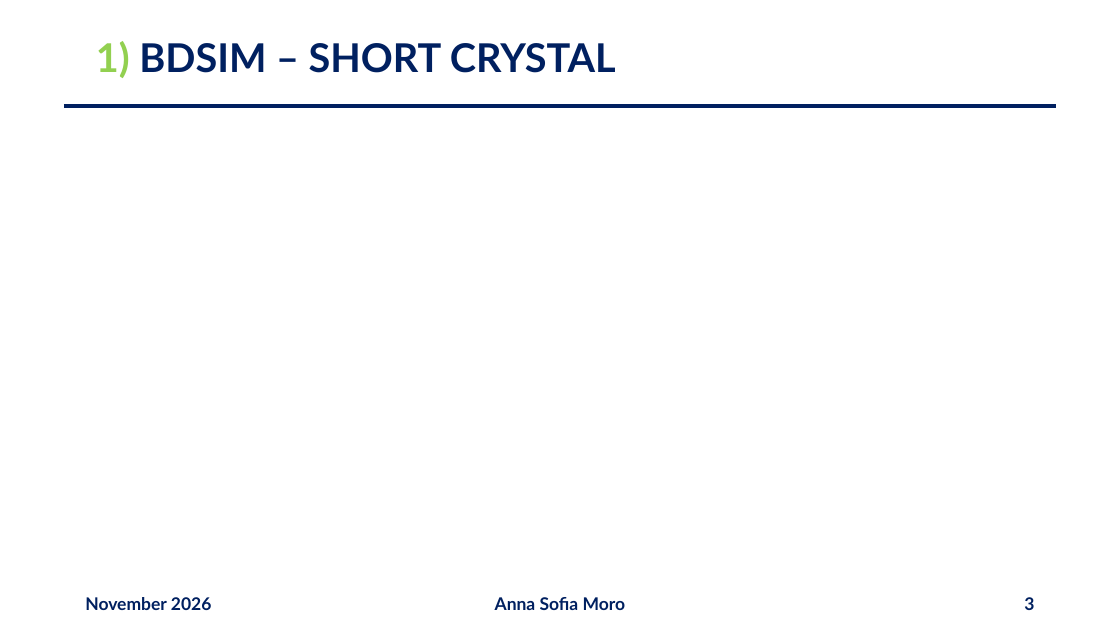
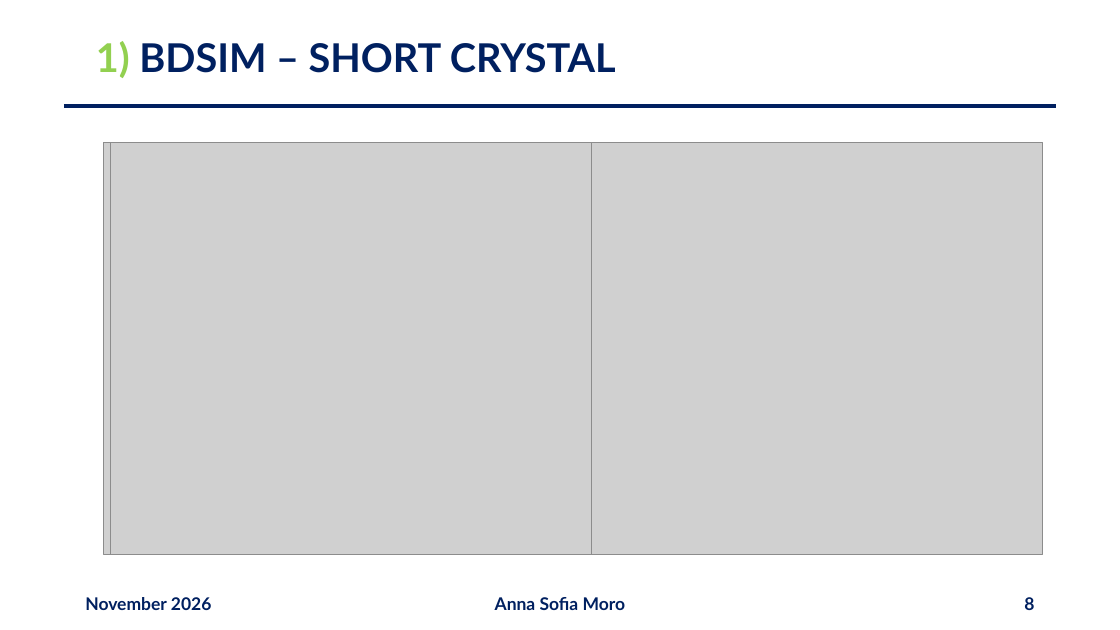
Before and after one commit to annaasofia/tesi, a slide deck: slide 8 of slides/week18.pptx (slide 3 before the commit). Drawn at 1120x630 pixels with LibreOffice and Linux fonts; fonts in the diff are those of the drawing; grey boxes stand for pictures. Boxes give left, top, right and bottom in pixels: in the first picture for what was removed or moved away, otherwise in the second. Text is boxed around its words. In the diff, an @@ line names an element or a change of style, - is before the commit and + after.

```diff
--- a/slides/week18.pptx
+++ b/slides/week18.pptx
@@ picture added at box(103, 142, 1044, 554) @@
@@ picture added at box(111, 142, 592, 554) @@
@@ page number at box(1024, 597, 1034, 610): text changed @@
-3
+8
```
Also in this commit, not shown: 4 other slides changed, 8 slides added, 1 other file.
